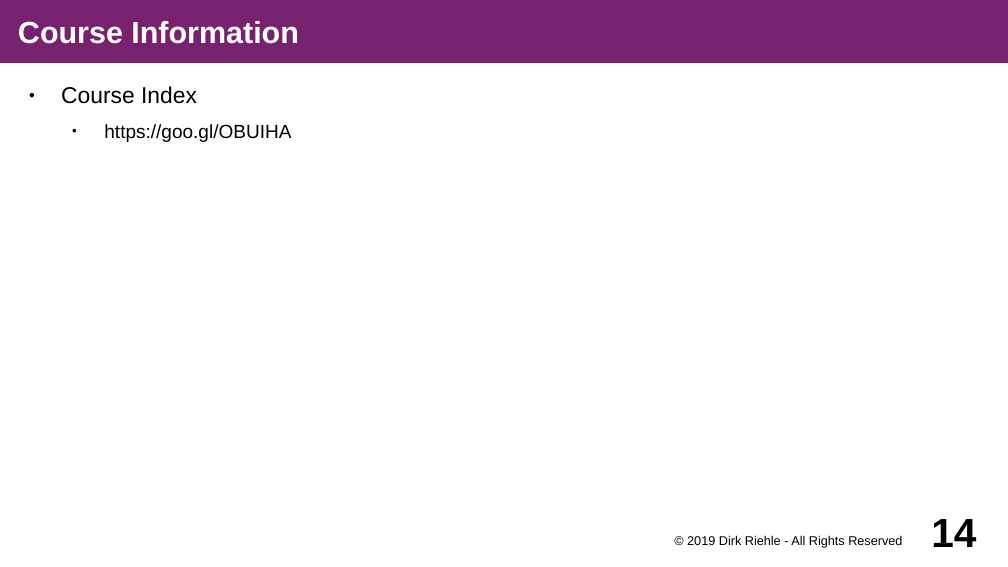
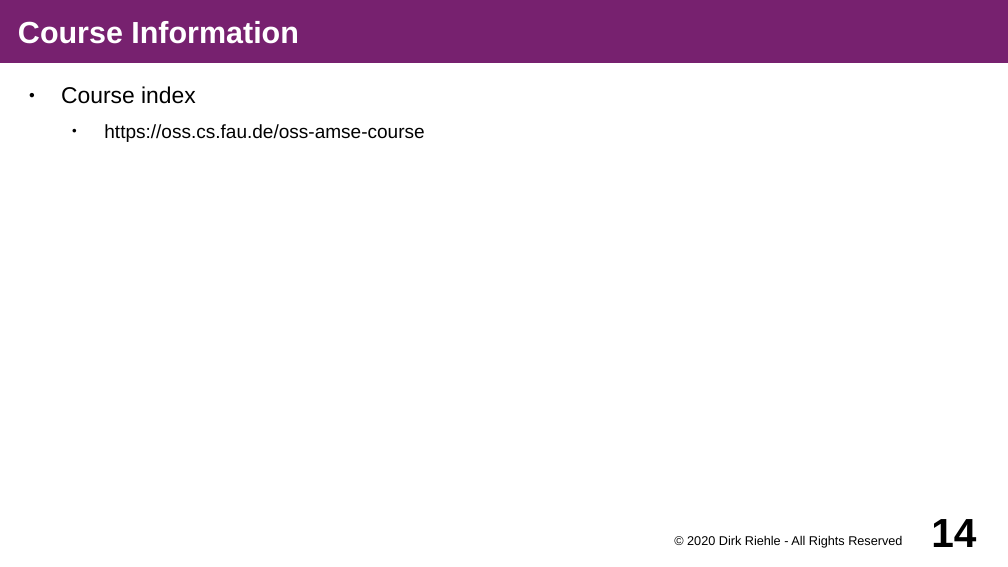
Before and after one commit to dirkriehle/amse-course, a slide deck: slide 14 of Lecture slides/AMSE A01 - Course Introduction.odp. Drawn at 1008x567 pixels with LibreOffice and Linux fonts; fonts in the diff are those of the drawing. Boxes give left, top, right and bottom in pixels: in the first picture for what was removed or moved away, otherwise in the second. Text is boxed around its words. In the diff, an @@ line names an element or a change of style, - is before the commit and + after.

```diff
--- a/Lecture slides/AMSE A01 - Course Introduction.odp
+++ b/Lecture slides/AMSE A01 - Course Introduction.odp
@@ text at bbox=[61, 86, 424, 142]: text changed @@
-● Course Index
-  ● https://goo.gl/OBUIHA
+● Course index
+  ● https://oss.cs.fau.de/oss-amse-course
@@ text at bbox=[687, 535, 902, 548]: text changed @@
-© 2019 Dirk Riehle - All Rights Reserved
+© 2020 Dirk Riehle - All Rights Reserved
```
Also in this commit, not shown: 14 other slides changed, 5 other files.
